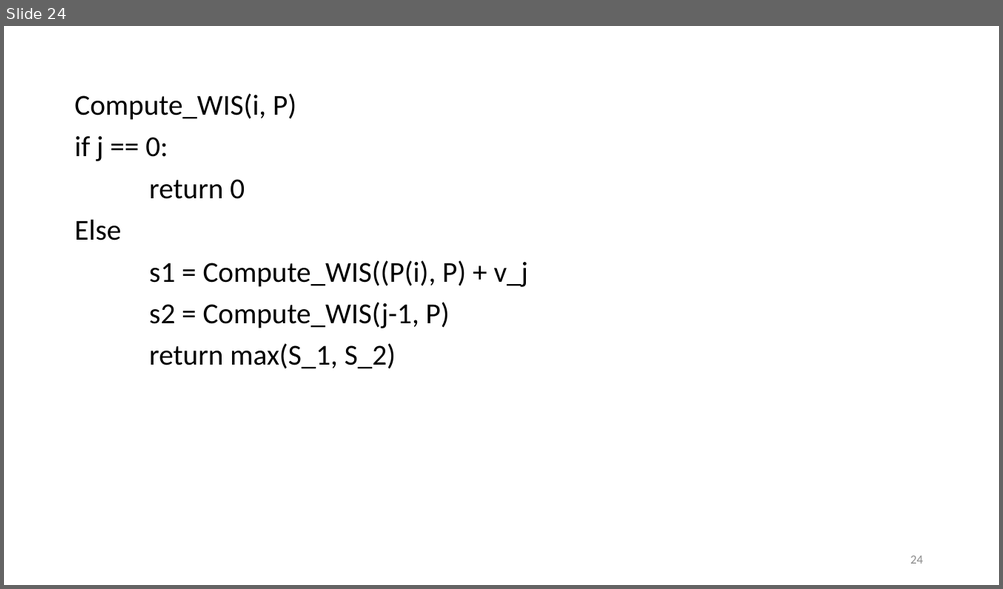
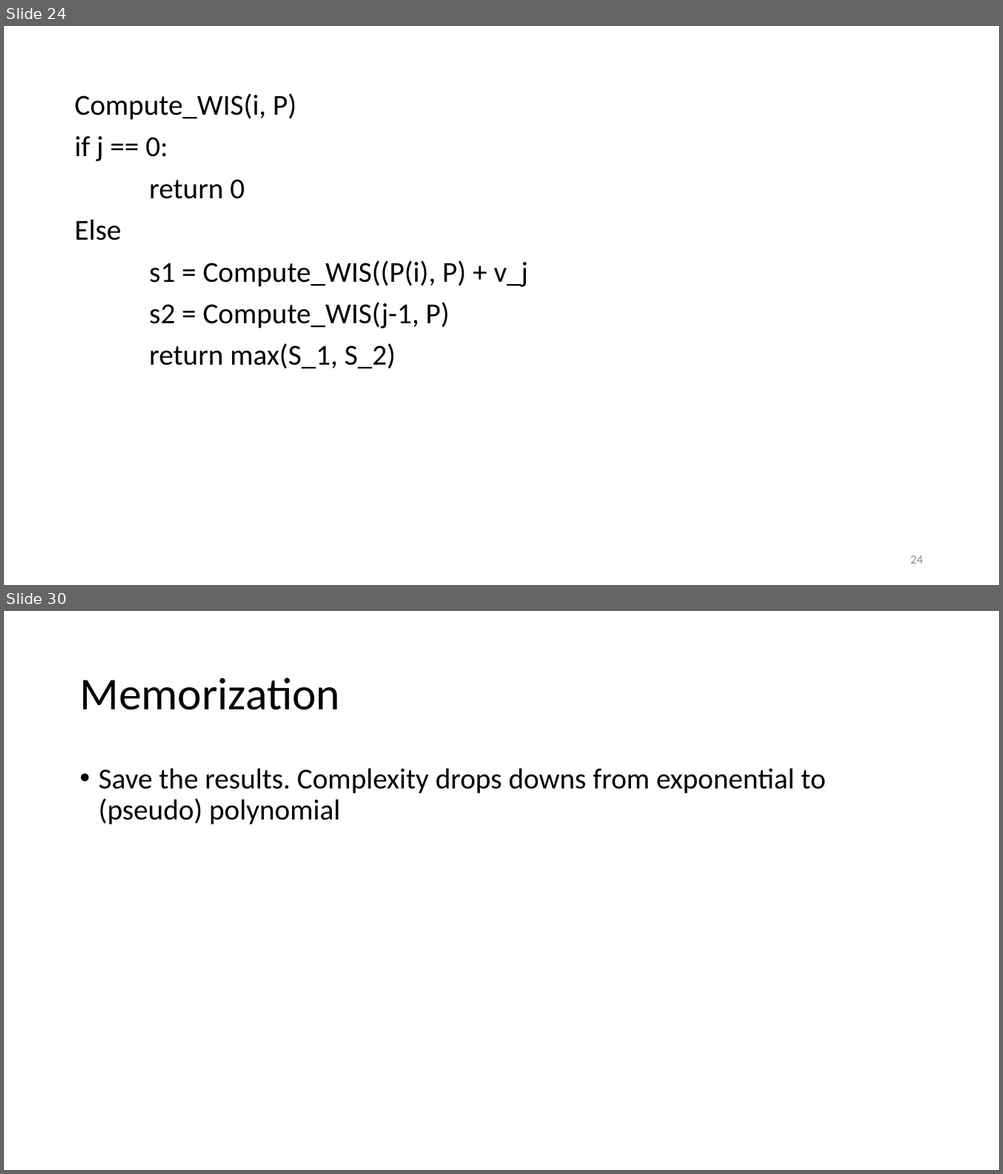
Before and after one commit to jonathonyan/CSC373, a slide deck: Week3/Week 3.pptx. Shown one above the other, each under a label of ours: slide 24 before the commit, slides 24 and 30 after it; the slides between them are not shown. The pictures are 1003x589 and 1003x1174 pixels, drawn with LibreOffice and Linux fonts; fonts in the diff are those of the drawing. Boxes give left, top, right and bottom in pixels: in the first picture for what was removed or moved away, otherwise in the second. Text is boxed around its words. In the diff, an @@ line names an element or a change of style, - is before the commit and + after.

```diff
--- a/Week3/Week 3.pptx
+++ b/Week3/Week 3.pptx
@@ slide 30 added at <box>4,611,999,1170</box>, background #FFFFFF @@
@@ title added at <box>79,678,340,710</box>, 44 pt, text #000000 @@
+Memorization
@@ text added at <box>99,768,825,825</box>, 28 pt, text #000000 @@
+• Save the results. Complexity drops downs from exponential to (pseudo) polynomial
```
Also in this commit, not shown: 1 slide changed, 6 other slides added, 1 other file.
